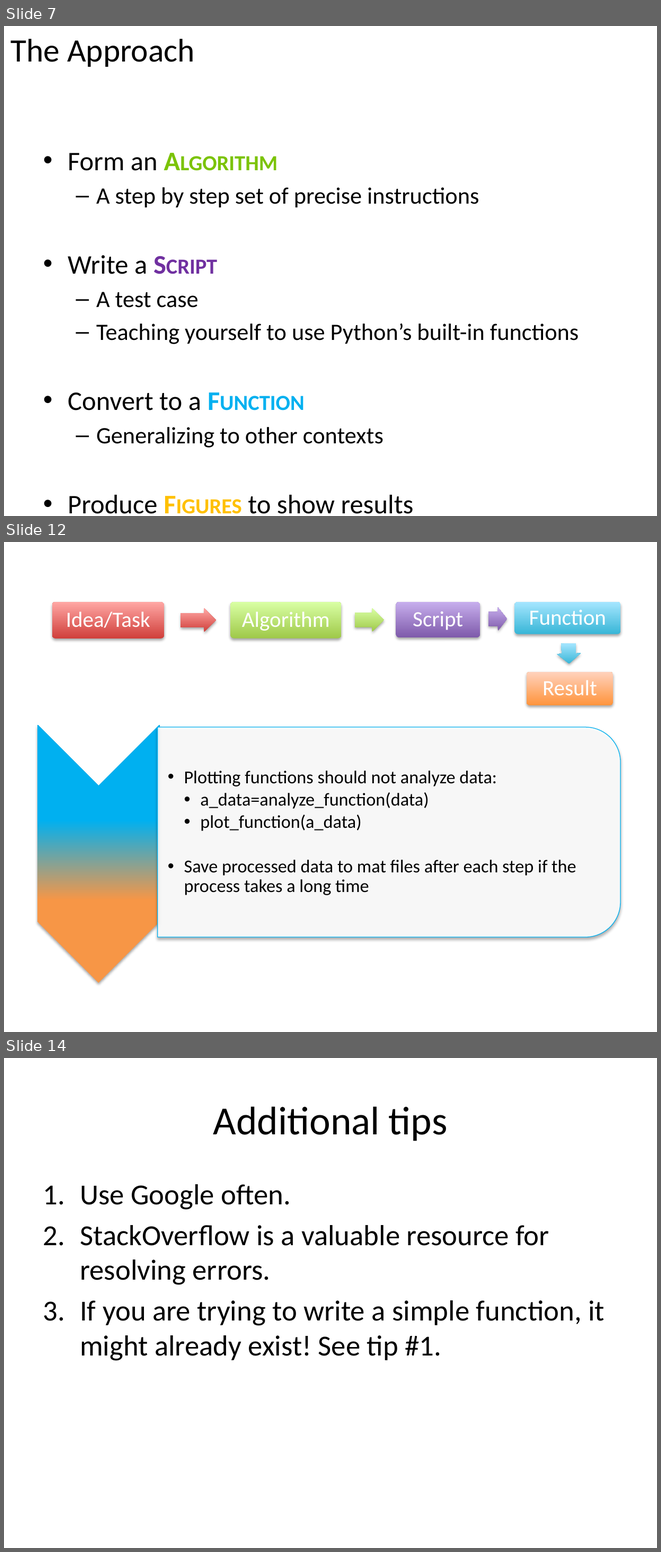
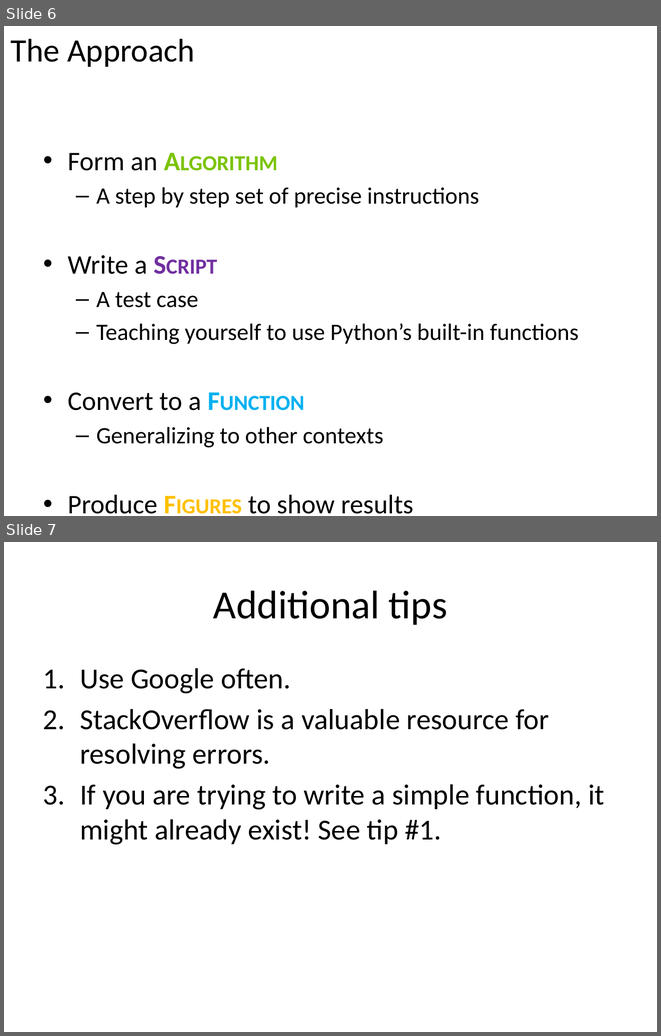
Before and after one commit to wmau/PythonForNeuro, a slide deck: Lecture1_Intro.pptx. Shown one above the other, each under a label of ours: slides 7, 12 and 14 before the commit, slides 6 and 7 after it; the slides between them are not shown. The pictures are 661x1552 and 661x1036 pixels, drawn with LibreOffice and Linux fonts; fonts in the diff are those of the drawing. Boxes give left, top, right and bottom in pixels: in the first picture for what was removed or moved away, otherwise in the second. Text is boxed around its words. In the diff, an @@ line names an element or a change of style, - is before the commit and + after.

```diff
--- a/Lecture1_Intro.pptx
+++ b/Lecture1_Intro.pptx
@@ slide 12 removed at (x1=4, y1=542, x2=657, y2=1032), background #FFFFFF @@
@@ group removed at (x1=52, y1=602, x2=620, y2=705): 5 rounded rectangles, 5 texts, 4 right arrows @@
-Idea/Task
-Algorithm
-Script
-Function
-Result
@@ chevron removed at (x1=37, y1=725, x2=159, y2=983) @@
@@ round same rect removed at (x1=158, y1=728, x2=620, y2=937) @@
@@ text removed at (x1=184, y1=770, x2=576, y2=895) @@
-  •• Plotting functions should not analyze data:
-    •• a_data=analyze_function(data)
-    •• plot_function(a_data)
-  •• Save processed data to mat files after each step if the process takes a long time
@@ what was slide 7 is now slide 6 @@
@@ what was slide 14 is now slide 7 @@
```
Also in this commit, not shown: 6 other slides removed, 2 other files.
